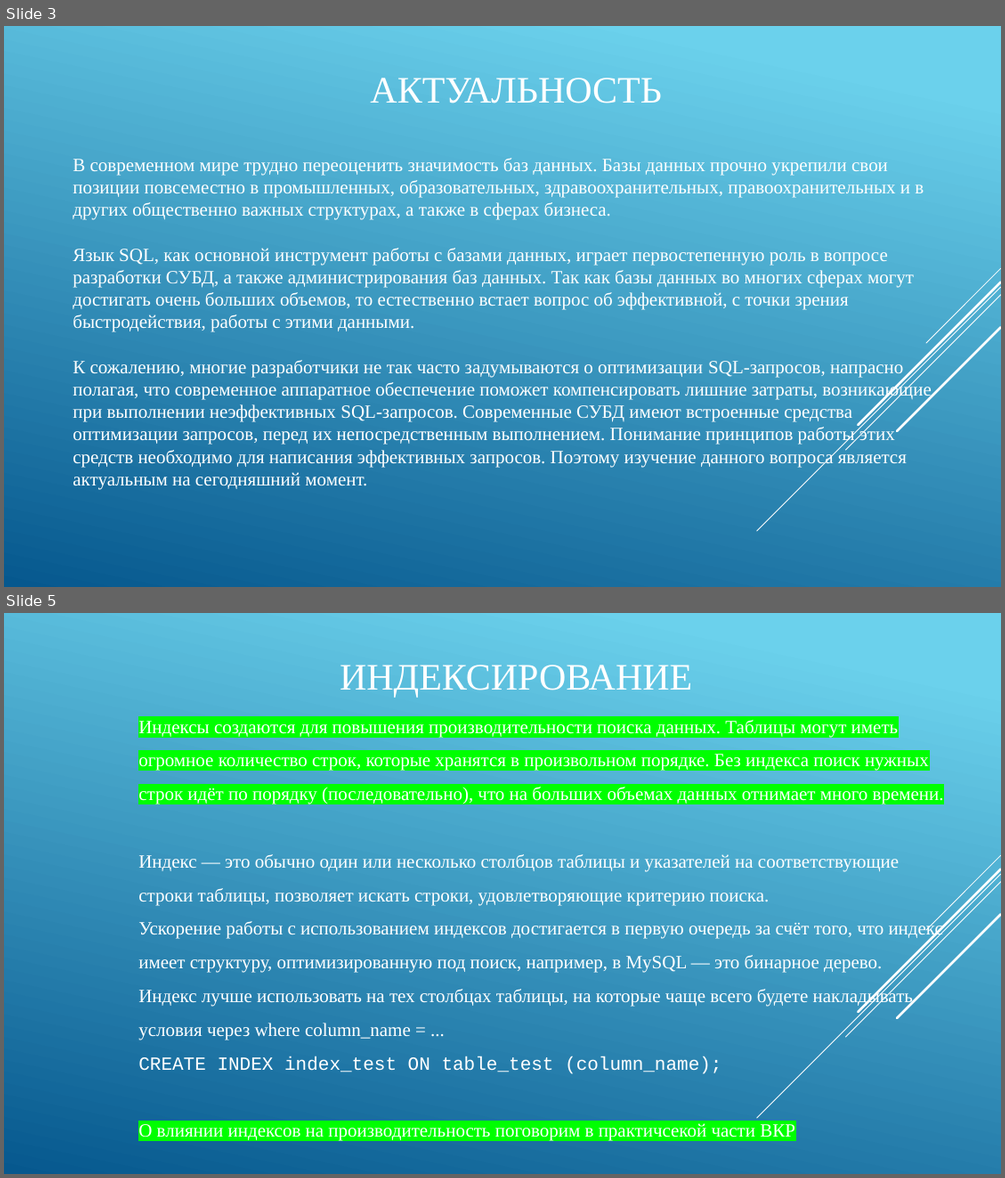
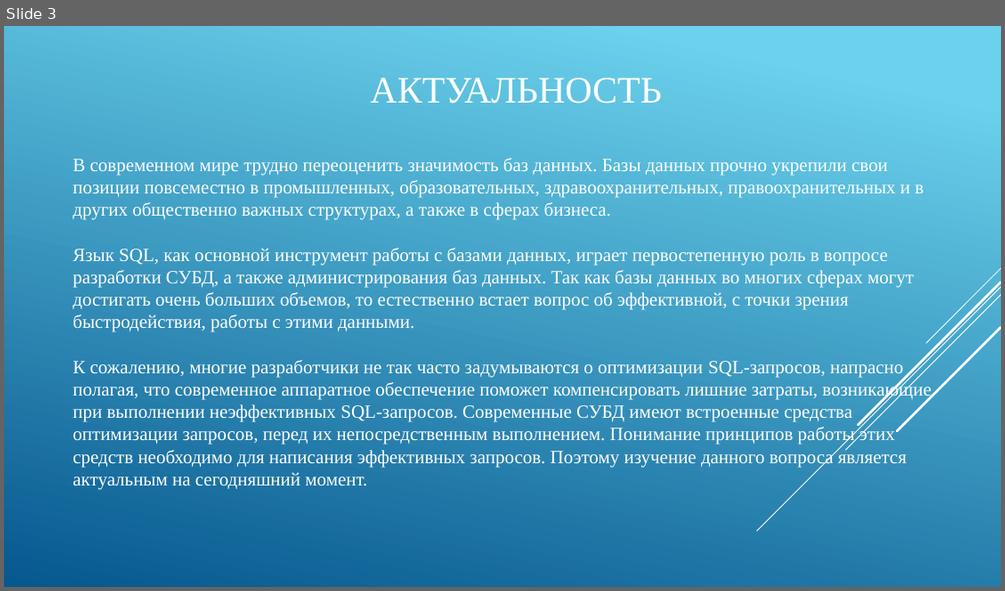
Before and after one commit to IgorTyutyunov/-, a slide deck: ВКР_5.pptx. Shown one above the other, each under a label of ours: slides 3 and 5 before the commit, slide 3 after it; the slides between them are not shown. The pictures are 1005x1178 and 1005x591 pixels, drawn with LibreOffice and Linux fonts; fonts in the diff are those of the drawing. Boxes give left, top, right and bottom in pixels: in the first picture for what was removed or moved away, otherwise in the second. Text is boxed around its words. In the diff, an @@ line names an element or a change of style, - is before the commit and + after.

```diff
--- a/ВКР_5.pptx
+++ b/ВКР_5.pptx
@@ slide 5 removed at (x1=4, y1=613, x2=1001, y2=1174), background gradient #6ED2EB to #06588E; not listed: 5 template elements that a slide beside it also shows @@
@@ title removed at (x1=340, y1=665, x2=692, y2=697) @@
-ИНДЕКСИРОВАНИЕ
@@ text removed at (x1=138, y1=720, x2=944, y2=1141) @@
-Индексы создаются для повышения производительности поиска данных. Таблицы могут иметь огромное количество строк, которые хранятся в произвольном порядке. Без индекса поиск нужных строк идёт по порядку (последовательно), что на больших объемах данных отнимает много времени.
-Индекс — это обычно один или несколько столбцов таблицы и указателей на соответствующие строки таблицы, позволяет искать строки, удовлетворяющие критерию поиска.
-Ускорение работы с использованием индексов достигается в первую очередь за счёт того, что индекс имеет структуру, оптимизированную под поиск, например, в MySQL — это бинарное дерево.
-Индекс лучше использовать на тех столбцах таблицы, на которые чаще всего будете накладывать условия через where column_name = ...
-CREATE INDEX index_test ON table_test (column_name);
-О влиянии индексов на производительность поговорим в практичсекой части ВКР
```
Also in this commit, not shown: 6 slides changed, 11 slides added, 9 other slides removed, 1 other file.
